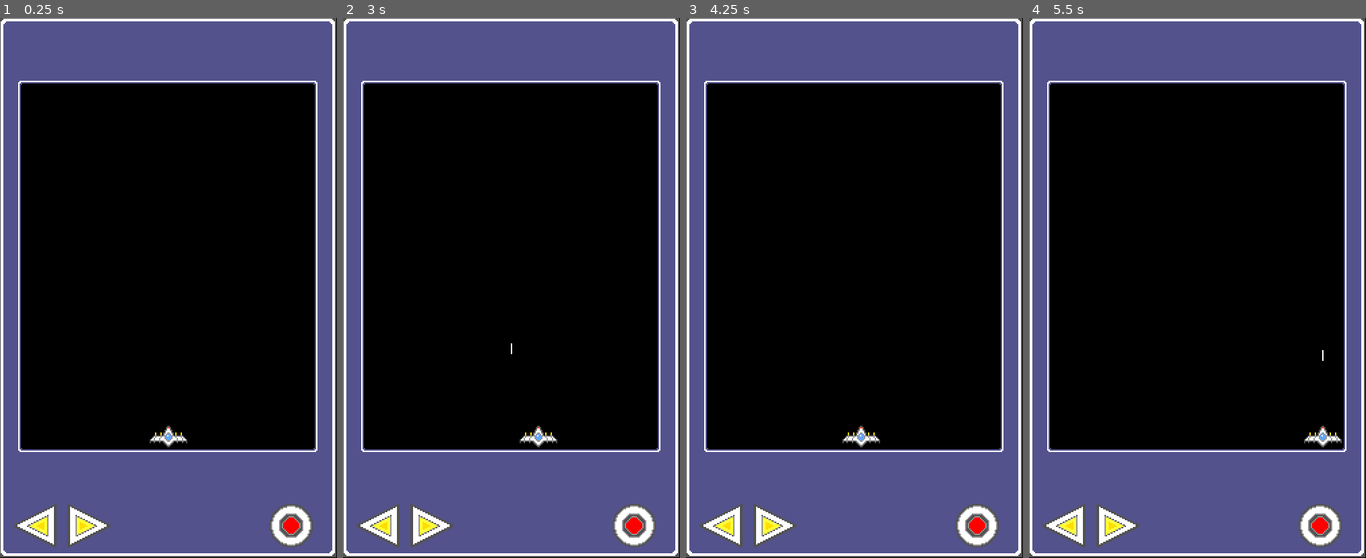
Above: before the commit, frames 1-4 (left to right).
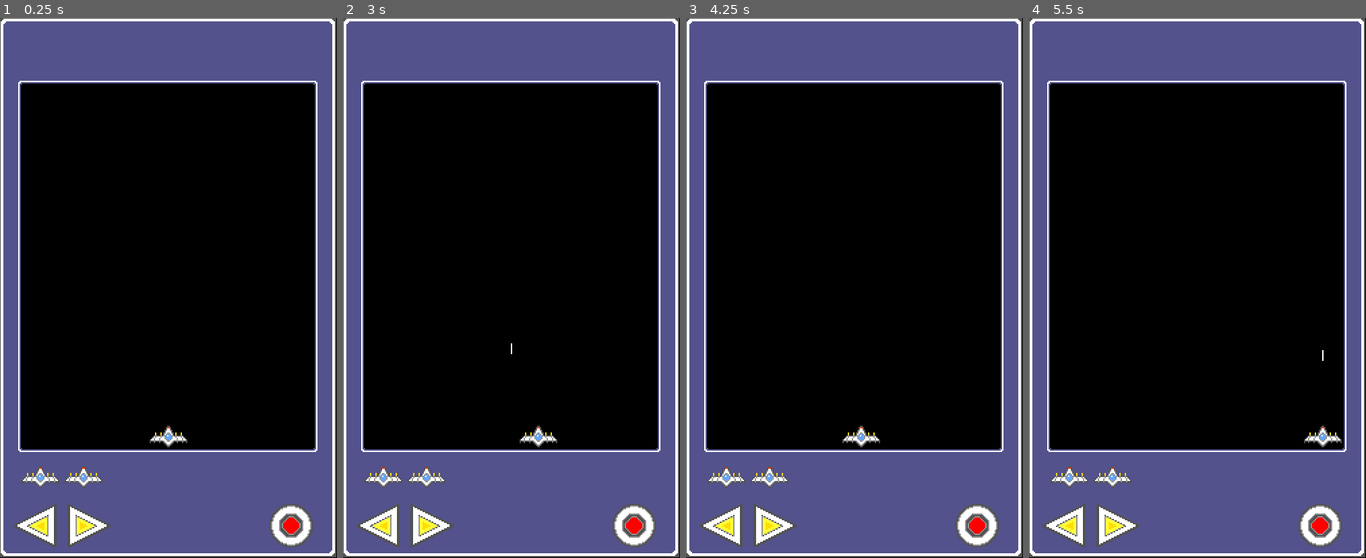
Above: after the commit, the same moments.

Repository: vivisuke/GodotShooting2
Game: Godot game, scene res://MainScene.tscn
The game is run twice, just before and just after one commit, with the same random seed, the same clock (stepped at 60 frames per second) and the same inputs.
Inputs (mouse positions are in pixels of both pictures, inside the frame that each line leads up to):
- Up to frame 1 (0.25 s): no input
- Up to frame 2 (3 s): click (376, 525) at 0.5 s; click (430, 525) at 1.25 s; click (632, 525) at 2 s; tap Enter (ui_accept) at 2.75 s; hold Right (ui_right) from 2.78 s (still down)
- Up to frame 3 (4.25 s): tap Enter (ui_accept) at 3.02, 3.77 s; release Right (ui_right) at 3.53 s; hold Left (ui_left) from 3.53 s (still down)
- Up to frame 4 (5.5 s): release Left (ui_left) at 4.28 s; hold Right (ui_right) from 4.28 s (still down); tap Enter (ui_accept) at 5.27 s

The runs differ from the first frame. In frame 1, 0.4% of the frame differs, in the area x 6-31%, y 83-87%; in frame 2, 0.4%; in frame 3, 0.4%; in frame 4, 0.4%.

Commit message:
0009 ◎ C 04/17 04/17 0.001│ToDo│フレーム左下に残機（最大２？）表示

Diff:
--- a/GodotShooting2/MainScene.tscn
+++ b/GodotShooting2/MainScene.tscn
@@ -75,3 +75,11 @@
 __meta__ = {
 "_edit_use_anchors_": false
 }
+
+[node name="Sprite1" type="Sprite" parent="CanvasLayer"]
+position = Vector2( 60, 680 )
+texture = ExtResource( 2 )
+
+[node name="Sprite2" type="Sprite" parent="CanvasLayer"]
+position = Vector2( 124, 680 )
+texture = ExtResource( 2 )
Not shown, changed: GodotShooting2.spr
